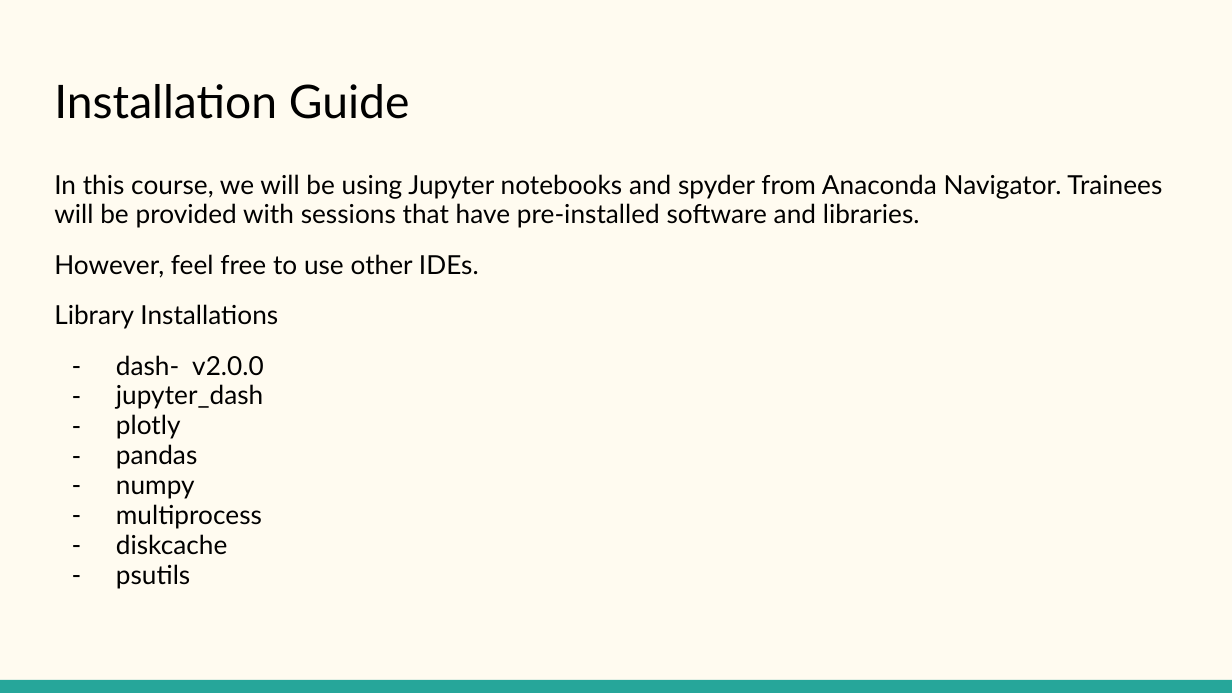
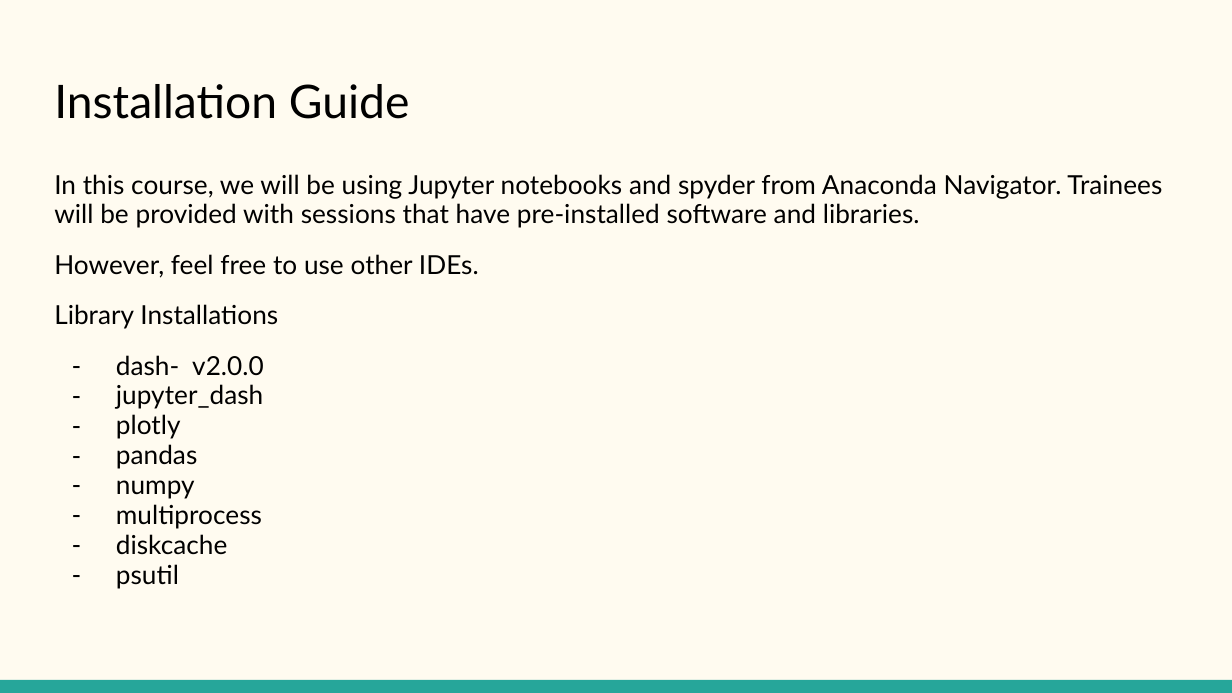
Before and after one commit to KritikaVersha/Plotly_Dash_Training, a slide deck: slide 3 of plotly-dash-training/Python with Plotly and Dash.pptx. Drawn at 1232x693 pixels with LibreOffice and Linux fonts; fonts in the diff are those of the drawing. Boxes give left, top, right and bottom in pixels: in the first picture for what was removed or moved away, otherwise in the second. Text is boxed around its words. In the diff, an @@ line names an element or a change of style, - is before the commit and + after.

```diff
--- a/plotly-dash-training/Python with Plotly and Dash.pptx
+++ b/plotly-dash-training/Python with Plotly and Dash.pptx
@@ text at [116, 564, 179, 588]: text changed @@
-– psutils
+– psutil
```
Also in this commit, not shown: 2 other slides changed, 3 slides added.
